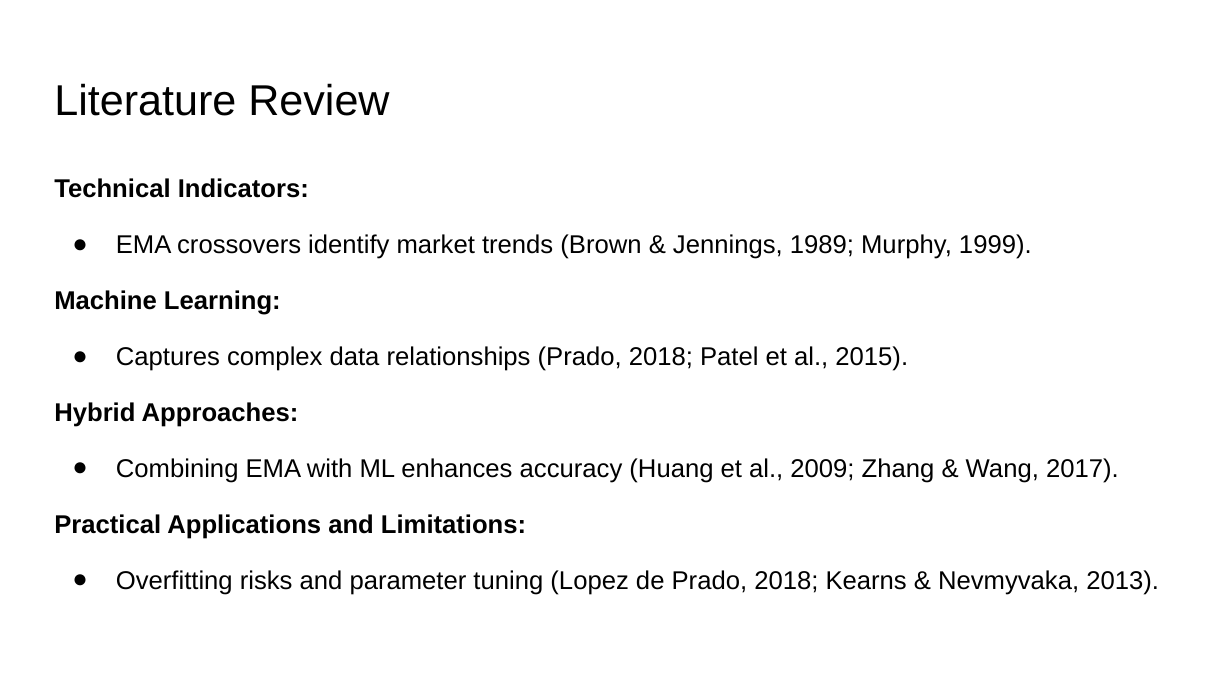
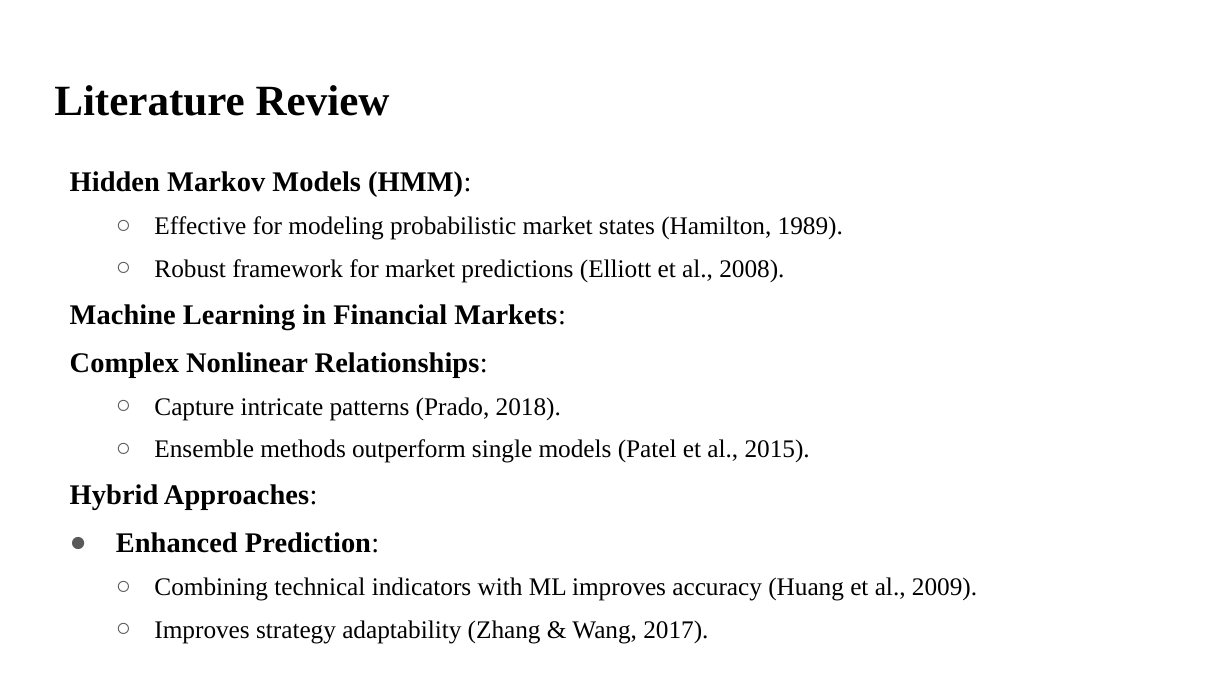
Before and after one commit to astronaut505/tradingtroll, a slide deck: slide 3 of BuyorBye.pptx. Drawn at 1232x693 pixels with LibreOffice and Linux fonts; fonts in the diff are those of the drawing. Boxes give left, top, right and bottom in pixels: in the first picture for what was removed or moved away, otherwise in the second. Text is boxed around its words. In the diff, an @@ line names an element or a change of style, - is before the commit and + after.

```diff
--- a/BuyorBye.pptx
+++ b/BuyorBye.pptx
@@ title "Literature Review" at box(54, 85, 390, 116): font Arial to Times New Roman, bold on @@
@@ text "Hidden Markov Models (HMM):": place and size @@
-text "Hidden Markov Models (HMM):" at box(54, 178, 1159, 595)
+text "Hidden Markov Models (HMM):" at box(70, 171, 977, 644)
@@ text at box(70, 171, 843, 463): text changed; size 15 to 14.8 pt; font Arial to Times New Roman @@
-Technical Indicators:
-● EMA crossovers identify market trends (Brown & Jennings, 1989; Murphy, 1999).
-Machine Learning:
-● Captures complex data relationships (Prado, 2018; Patel et al., 2015).
+Hidden Markov Models (HMM):
+  ○ Effective for modeling probabilistic market states (Hamilton, 1989).
+  ○ Robust framework for market predictions (Elliott et al., 2008).
+Machine Learning in Financial Markets:
+Complex Nonlinear Relationships:
+  ○ Capture intricate patterns (Prado, 2018).
+  ○ Ensemble methods outperform single models (Patel et al., 2015).
@@ text at box(70, 484, 317, 509): size 15 to 16.6 pt, font Arial to Times New Roman in "Hybrid Approaches:"; bold off in "Approaches:"; indent changed; line spacing 1.15 to 1.4; less space between paragraphs @@
@@ text at box(116, 532, 977, 644): text changed; size 15 to 14.8 pt; font Arial to Times New Roman @@
-● Combining EMA with ML enhances accuracy (Huang et al., 2009; Zhang & Wang, 2017).
-Practical Applications and Limitations:
-● Overfitting risks and parameter tuning (Lopez de Prado, 2018; Kearns & Nevmyvaka, 2013).
+● Enhanced Prediction:
+  ○ Combining technical indicators with ML improves accuracy (Huang et al., 2009).
+  ○ Improves strategy adaptability (Zhang & Wang, 2017).
```
Also in this commit, not shown: 7 other slides changed, 3 slides added, 1 slide removed, 2 other files.
